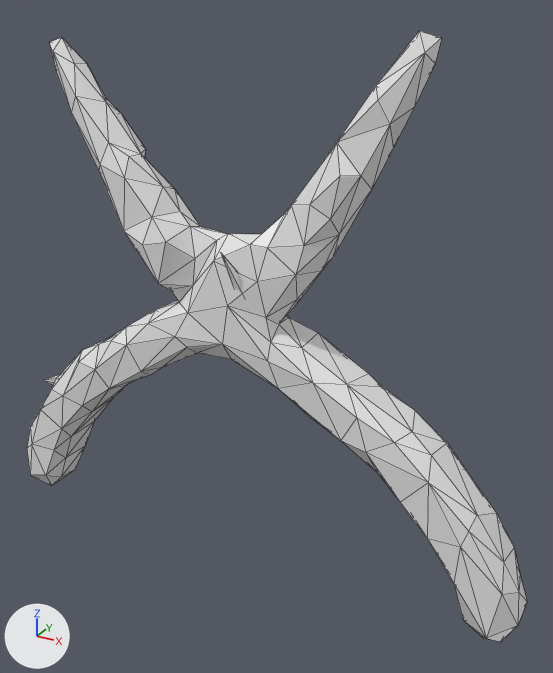
A saved change to the OBJ model mesh_cnn/datasets/random_walks/T107.obj.
Both versions are drawn from a 50 mm camera at (0.904, -1.432, 0.769) aimed at (0.07, 0.085, 0.01). The lights are fixed; the arrows at lower left show +X, +Y and +Z. Mesh edges are drawn as thin lines. Where no turn or scale is listed for an object, it has been applied to the vertices.

Objects in the first picture: 'T107'.
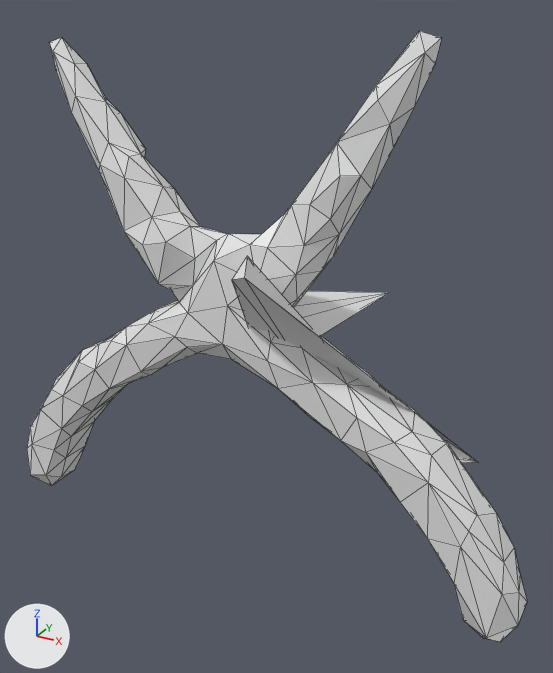
What differs and where, as boxes [x1, y1, x2, y2] in the pictures (553 x 673 px; the box of a moved part takes in the faces that stretch with it):
```json
{"part": 1, "of": "me_t107", "change": "moved or reshaped", "before": [221, 253, 317, 347], "after": [232, 256, 477, 463]}
{"part": 2, "of": "me_t107", "change": "moved or reshaped", "before": [44, 375, 59, 385], "on screen": "not visible afterwards"}
```

Edits to the scene script, one JSON object a line:
```json
{"block": "me_t107", "where": "me_t107.from_pydata(...)  # 252 vertices, 500 faces; spans x -0.711..0.749, y -0.116..0.38, z -0.59..0.718"}
{"block": "me_t107", "where": "# used by ob_t107; location = (0.0, 0.0, 0.0)"}
{"block": "me_t107", "change": "me_t107 part 1"}
{"op": "set", "path": "me_t107.vertices[107].co", "old": "(0.132, 0.031, 0.092)", "new": "(0.267, 0.331, 0.08)", "note": "pixel (288, 317) -> pixel (389, 292)"}
{"op": "set", "path": "me_t107.vertices[126].co", "old": "(0.117, 0.083, 0.012)", "new": "(0.154, -0.187, 0.306)", "note": "not seen -> pixel (247, 255)"}
{"op": "set", "path": "me_t107.vertices[130].co", "old": "(0.193, 0.38, -0.195)", "new": "(0.199, 0.08, 0.028)"}
{"op": "set", "path": "me_t107.vertices[131].co", "old": "(0.046, -0.116, 0.278)", "new": "(0.127, -0.206, 0.257)", "note": "pixel (220, 252) -> pixel (231, 279)"}
{"op": "set", "path": "me_t107.vertices[137].co", "old": "(0.208, 0.33, -0.31)", "new": "(0.162, -0.213, 0.27)", "note": "not seen -> pixel (244, 277)"}
{"op": "set", "path": "me_t107.vertices[141].co", "old": "(0.107, -0.032, 0.052)", "new": "(0.166, 0.061, -0.058)"}
{"op": "set", "path": "me_t107.vertices[158].co", "old": "(0.357, 0.079, -0.145)", "new": "(0.578, 0.148, -0.23)", "note": "not seen -> pixel (478, 462)"}
{"block": "me_t107", "change": "me_t107 part 2"}
{"op": "set", "path": "me_t107.vertices[192].co", "old": "(-0.628, -0.03, -0.23)", "new": "(-0.473, 0.079, -0.254)", "note": "pixel (43, 380) -> not seen"}
```
